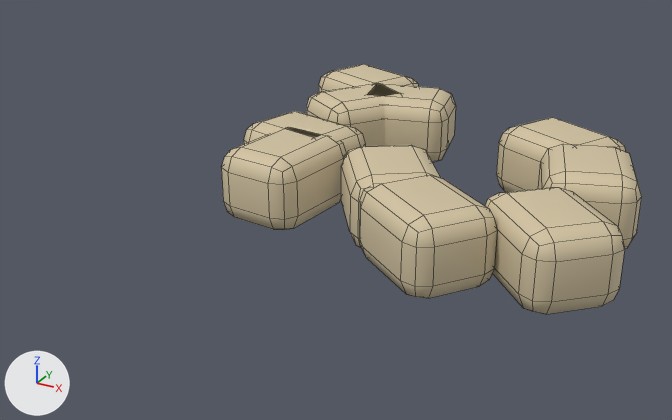
What one commit did to the Blender file authoring/JPN-09.blend.
Before and after are seen from a 50 mm lens placed at (1.311, -2.497, 1.173), pointed at (0.013, -0.137, -0.006). The lights are fixed; the arrows at lower left show +X, +Y and +Z. The first picture is the older version. Mesh edges are drawn as thin lines.

Before the edit, the objects in view are built like this:
```python
ob_settled_rubble = bpy.data.objects.new('settled rubble', me_cube_645)
ob_settled_rubble.location = (0.603, 0.254, 0.12)
ob_settled_rubble.rotation_euler = (0.0, 0.0, 2.678)  # degrees (0, 0, 153)
ob_settled_rubble_001 = bpy.data.objects.new('settled rubble.001', me_cube_646)
ob_settled_rubble_001.location = (0.749, -0.337, 0.12)
ob_settled_rubble_001.rotation_euler = (0.0, 0.0, 2.334)  # degrees (0, 0, 134)
ob_settled_rubble_002 = bpy.data.objects.new('settled rubble.002', me_cube_647)
ob_settled_rubble_002.location = (-0.013, 0.407, 0.12)
ob_settled_rubble_002.rotation_euler = (0.0, 0.0, 0.225)  # degrees (0, 0, 13)
ob_settled_rubble_003 = bpy.data.objects.new('settled rubble.003', me_cube_648)
ob_settled_rubble_003.location = (0.742, 0.053, 0.12)
ob_settled_rubble_003.rotation_euler = (0.0, 0.0, 1.886)  # degrees (0, 0, 108)
ob_settled_rubble_004 = bpy.data.objects.new('settled rubble.004', me_cube_649)
ob_settled_rubble_004.location = (0.437, -0.415, 0.12)
ob_settled_rubble_004.rotation_euler = (0.0, 0.0, 2.504)  # degrees (0, 0, 143)
ob_settled_rubble_005 = bpy.data.objects.new('settled rubble.005', me_cube_650)
ob_settled_rubble_005.location = (0.245, -0.224, 0.12)
ob_settled_rubble_005.rotation_euler = (0.0, 0.0, 2.175)  # degrees (0, 0, 125)
ob_settled_rubble_006 = bpy.data.objects.new('settled rubble.006', me_cube_651)
ob_settled_rubble_006.location = (-0.231, 0.564, 0.12)
ob_settled_rubble_006.rotation_euler = (0.0, 0.0, 2.764)  # degrees (0, 0, 158)
ob_settled_rubble_007 = bpy.data.objects.new('settled rubble.007', me_cube_652)
ob_settled_rubble_007.location = (-0.104, -0.244, 0.12)
ob_settled_rubble_007.rotation_euler = (0.0, 0.0, 4.597)  # degrees (0, 0, 263)
ob_settled_rubble_009 = bpy.data.objects.new('settled rubble.009', me_cube_654)
ob_settled_rubble_009.location = (-0.14, 0.326, 0.12)
ob_settled_rubble_009.rotation_euler = (0.0, 0.0, 4.13)  # degrees (0, 0, 237)
# also in view: 'settled rubble.008' at (-0.14, -0.071, 0.12)
```
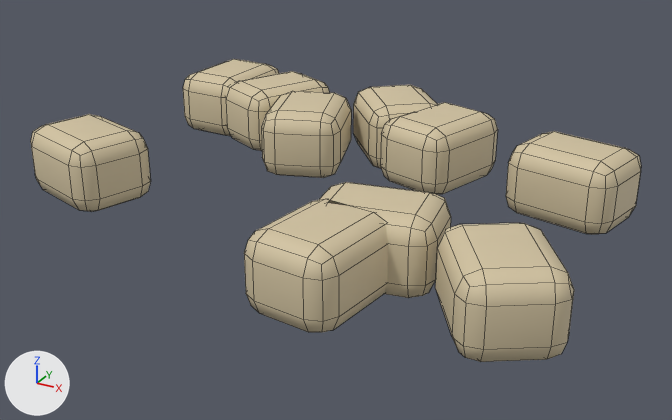
Where the change shows, as pixel boxes [x1, y1, x2, y2] in the pictures (672 x 420 px):
'settled rubble.001', moved, turned: before [485, 187, 625, 314]; after [31, 114, 151, 212]
'settled rubble.002', moved, turned: before [367, 83, 456, 162]; after [244, 199, 388, 332]
'settled rubble.007', moved, turned: before [221, 127, 346, 230]; after [380, 102, 498, 194]
'settled rubble.006', moved, turned: before [319, 64, 418, 92]; after [435, 223, 574, 362]
'settled rubble.004', moved, turned: before [360, 175, 497, 298]; after [183, 59, 279, 136]
'settled rubble.003', moved, turned: before [538, 144, 642, 249]; after [506, 131, 641, 234]
'settled rubble', moved, turned: before [496, 118, 626, 192]; after [261, 91, 351, 178]
'settled rubble.009', moved, turned: before [307, 83, 397, 146]; after [319, 182, 451, 298]
'settled rubble.005', moved, turned: before [341, 145, 440, 248]; after [353, 85, 437, 168]
'settled rubble.008', moved, turned: before [244, 111, 365, 154]; after [225, 71, 330, 151]

What the commit changed:
Object 'settled rubble' (ob_settled_rubble) moves from (0.603, 0.254, 0.12) to (-0.253, 0.142, 0.12).
Object 'settled rubble' (ob_settled_rubble) turns from (0, 0, 153) to (0, 0, 289) degrees about x, y and z.
Object 'settled rubble.001' (ob_settled_rubble_001) moves from (0.749, -0.337, 0.12) to (-0.72, -0.43, 0.12).
Object 'settled rubble.001' (ob_settled_rubble_001) turns from (0, 0, 134) to (0, 0, 162) degrees about x, y and z.
Object 'settled rubble.002' (ob_settled_rubble_002) moves from (-0.013, 0.407, 0.12) to (0.279, -0.692, 0.12).
Object 'settled rubble.002' (ob_settled_rubble_002) turns from (0, 0, 13) to (0, 0, 263) degrees about x, y and z.
Object 'settled rubble.003' (ob_settled_rubble_003) moves from (0.742, 0.053, 0.12) to (0.675, 0.143, 0.12).
Object 'settled rubble.003' (ob_settled_rubble_003) turns from (0, 0, 108) to (0, 0, 168) degrees about x, y and z.
Object 'settled rubble.004' (ob_settled_rubble_004) moves from (0.437, -0.415, 0.12) to (-0.728, 0.379, 0.12).
Object 'settled rubble.004' (ob_settled_rubble_004) turns from (0, 0, 143) to (0, 0, 88) degrees about x, y and z.
Object 'settled rubble.005' (ob_settled_rubble_005) moves from (0.245, -0.224, 0.12) to (-0.012, 0.363, 0.12).
Object 'settled rubble.005' (ob_settled_rubble_005) turns from (0, 0, 125) to (0, 0, 311) degrees about x, y and z.
Object 'settled rubble.006' (ob_settled_rubble_006) moves from (-0.231, 0.564, 0.12) to (0.716, -0.608, 0.12).
Object 'settled rubble.006' (ob_settled_rubble_006) turns from (0, 0, 158) to (0, 0, 303) degrees about x, y and z.
Object 'settled rubble.007' (ob_settled_rubble_007) moves from (-0.104, -0.244, 0.12) to (0.203, 0.227, 0.12).
Object 'settled rubble.007' (ob_settled_rubble_007) turns from (0, 0, 263) to (0, 0, 253) degrees about x, y and z.
Object 'settled rubble.008' (ob_settled_rubble_008) moves from (-0.14, -0.071, 0.12) to (-0.481, 0.315, 0.12).
Object 'settled rubble.008' (ob_settled_rubble_008) turns from (0, 0, 166) to (0, 0, 65) degrees about x, y and z.
Object 'settled rubble.009' (ob_settled_rubble_009) moves from (-0.14, 0.326, 0.12) to (0.338, -0.497, 0.12).
Object 'settled rubble.009' (ob_settled_rubble_009) turns from (0, 0, 237) to (0, 0, 10) degrees about x, y and z.
